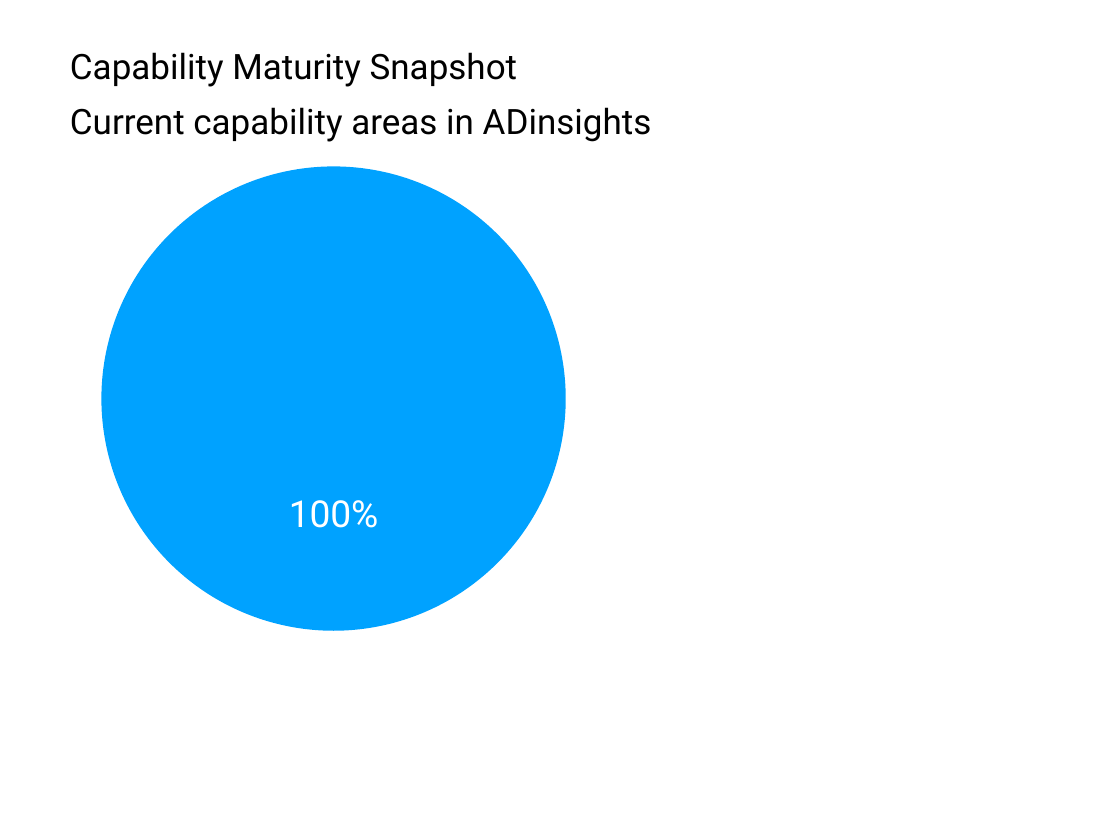
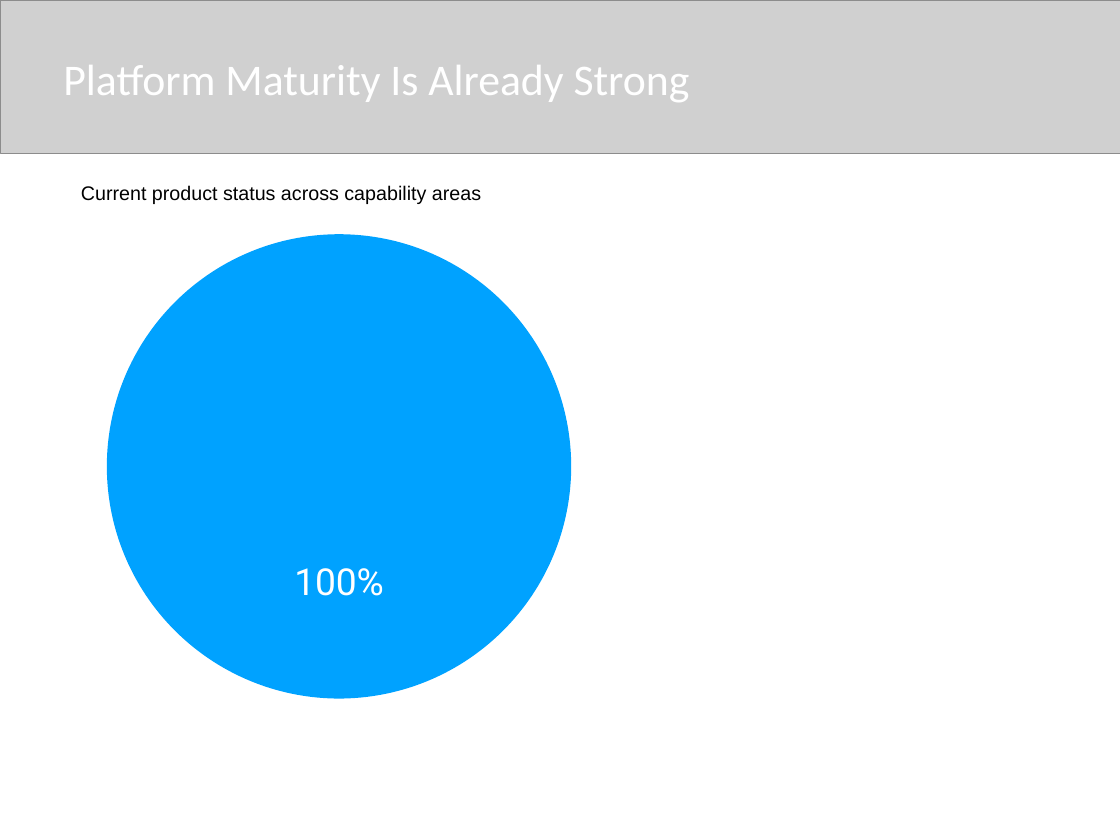
Before and after one commit to cpowe-ADT/ADinsights, a slide deck: slide 7 of docs/project/adinsights-stakeholder-deck.pptx (slide 5 before the commit). Drawn at 1120x840 pixels with LibreOffice and Linux fonts; fonts in the diff are those of the drawing; grey boxes stand for pictures. Boxes give left, top, right and bottom in pixels: in the first picture for what was removed or moved away, otherwise in the second. Text is boxed around its words. In the diff, an @@ line names an element or a change of style, - is before the commit and + after.

```diff
--- a/docs/project/adinsights-stakeholder-deck.pptx
+++ b/docs/project/adinsights-stakeholder-deck.pptx
@@ picture added at [0, 0, 1120, 153] @@
@@ text at [63, 65, 690, 102]: text changed; size 32 to 40 pt; font Roboto to Calibri; text colour #000000 to #FFFFFF @@
-Capability Maturity Snapshot
+Platform Maturity Is Already Strong
@@ text at [81, 185, 481, 204]: text changed; size 32 to 18 pt; font Roboto to Arial @@
-Current capability areas in ADinsights
+Current product status across capability areas
@@ pie chart: place and size @@
-pie chart at [98, 164, 569, 634]
+pie chart at [104, 232, 574, 702]
```
Also in this commit, not shown: 4 other slides changed, 7 slides added, 7 slides removed, 46 other files.
